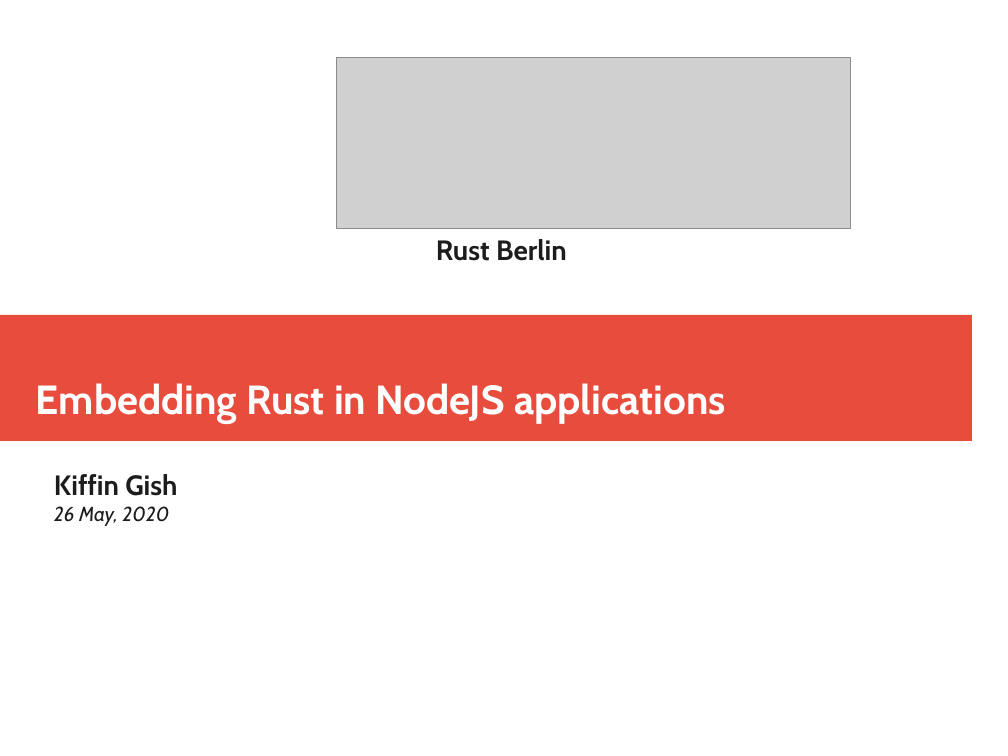
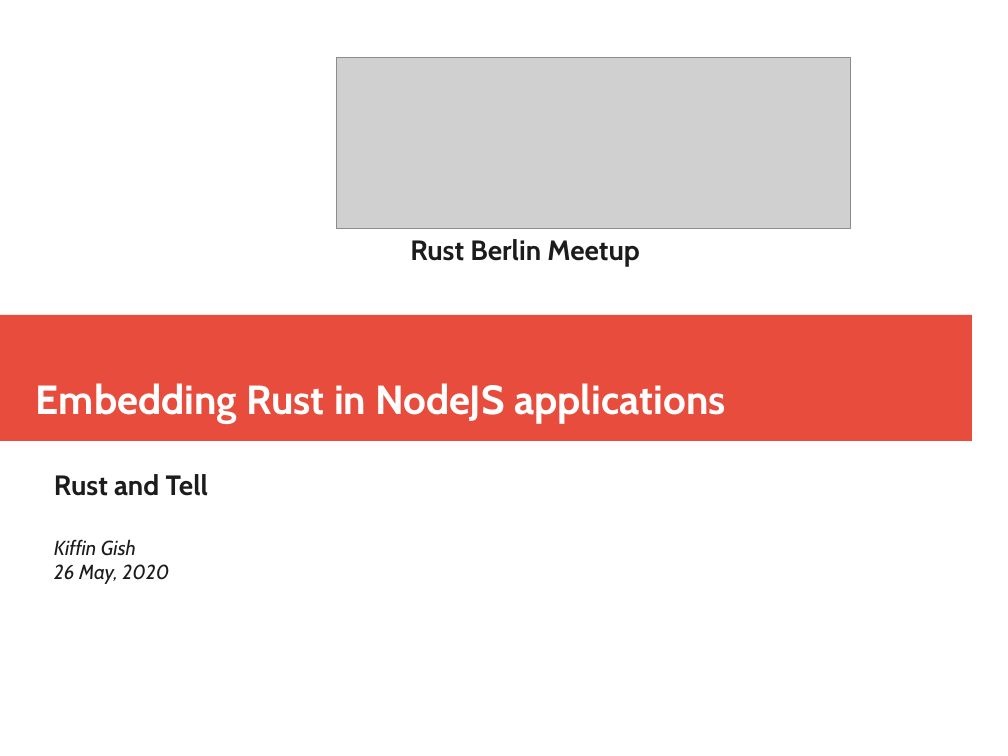
Before and after one commit to kgish/rust-node-addon-template, a slide deck: slide 1 of documents/Embedding-Rust-in-NodeJS-applications.odp. Drawn at 1008x756 pixels with LibreOffice and Linux fonts; fonts in the diff are those of the drawing; grey boxes stand for pictures. Boxes give left, top, right and bottom in pixels: in the first picture for what was removed or moved away, otherwise in the second. Text is boxed around its words. In the diff, an @@ line names an element or a change of style, - is before the commit and + after.

Commit message:
Updated the presentation.

```diff
--- a/documents/Embedding-Rust-in-NodeJS-applications.odp
+++ b/documents/Embedding-Rust-in-NodeJS-applications.odp
@@ text at [410,239,640,267]: text changed @@
-Rust Berlin
+Rust Berlin Meetup
@@ subtitle at [54,474,208,496]: paragraph added @@
+Rust and Tell
@@ subtitle at [54,539,136,556]: size 22 to 16 pt, bold off, italic on in "Kiffin Gish" @@
```
Also in this commit, not shown: 1 other slide changed, 1 slide added.
